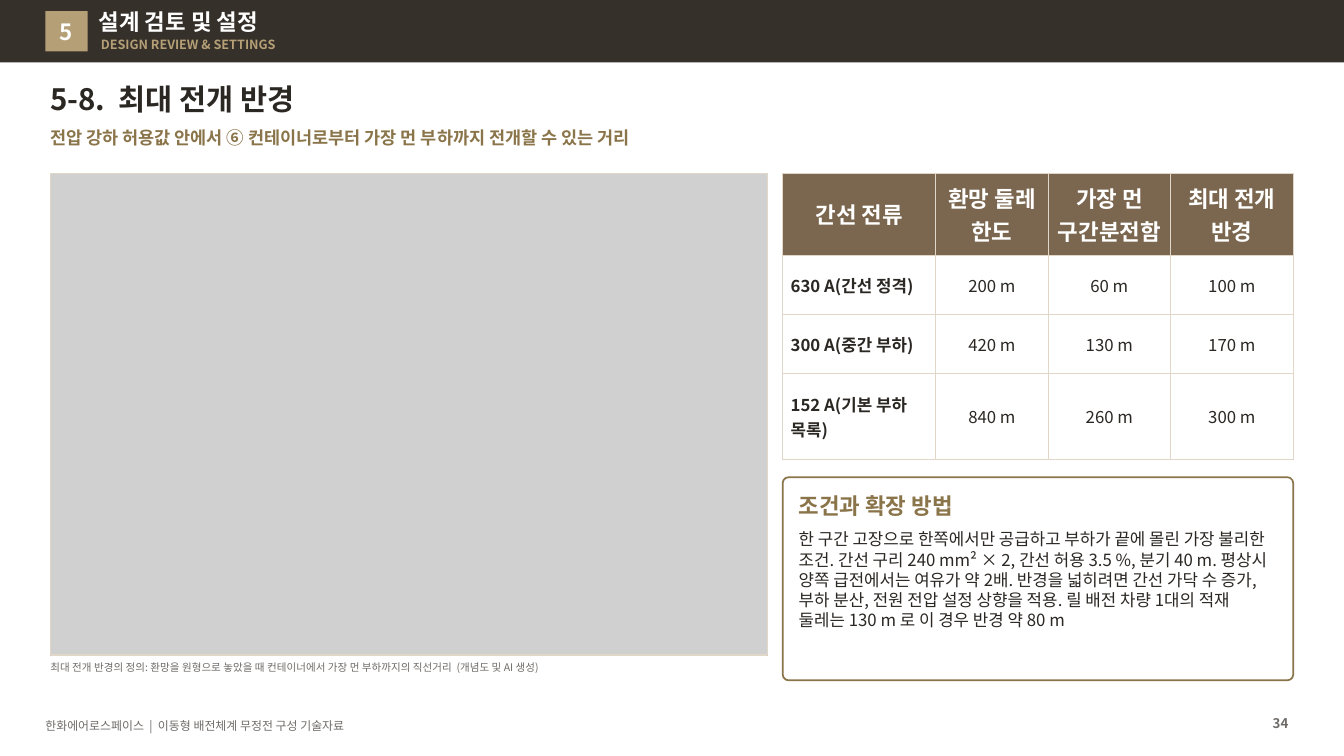
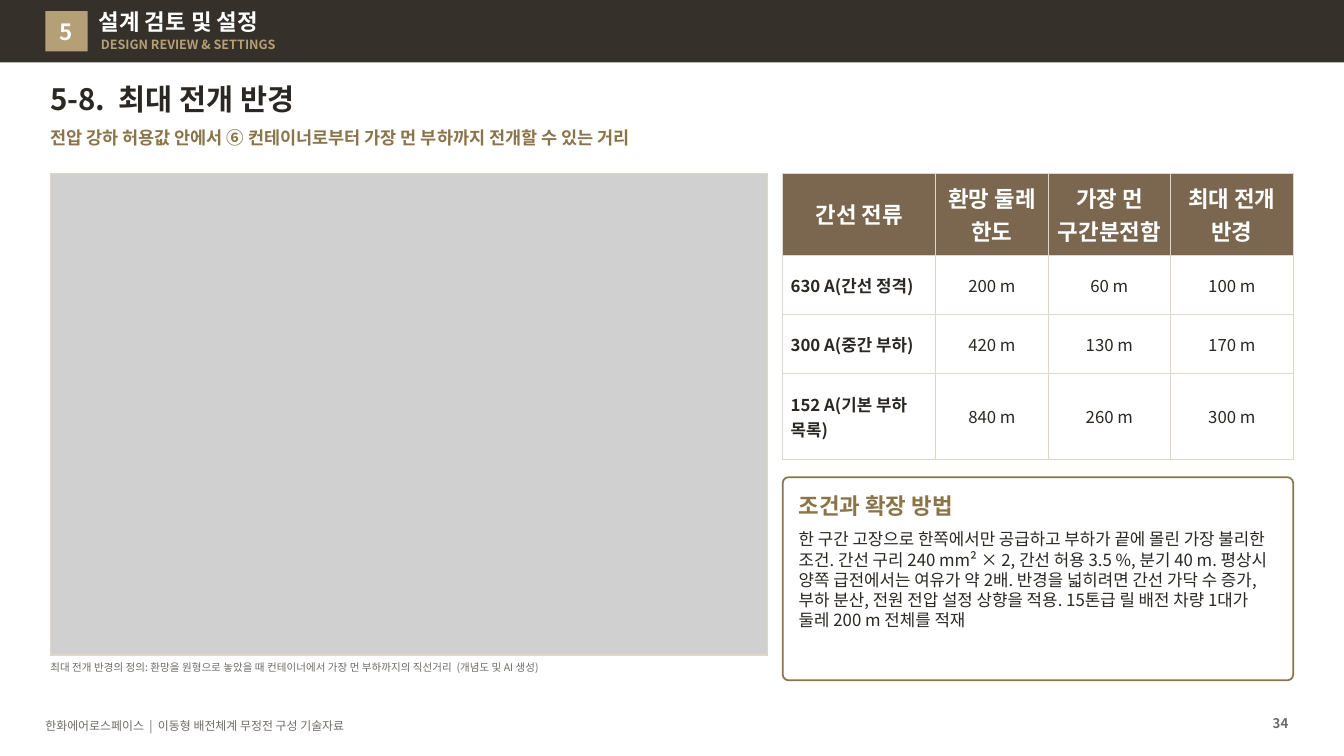
Before and after one commit to byunjd112-hue/headroom, a slide deck: slide 34 of mobile_ems/docs/out/IFPS_이동형배전체계_무정전구성_기술자료_Rev72.pptx. Drawn at 1344x756 pixels with LibreOffice and Linux fonts; fonts in the diff are those of the drawing; grey boxes stand for pictures. Boxes give left, top, right and bottom in pixels: in the first picture for what was removed or moved away, otherwise in the second. Text is boxed around its words. In the diff, an @@ line names an element or a change of style, - is before the commit and + after.

```diff
--- a/mobile_ems/docs/out/IFPS_이동형배전체계_무정전구성_기술자료_Rev72.pptx
+++ b/mobile_ems/docs/out/IFPS_이동형배전체계_무정전구성_기술자료_Rev72.pptx
@@ text at (799,531,1267,628): text changed @@
-한 구간 고장으로 한쪽에서만 공급하고 부하가 끝에 몰린 가장 불리한 조건. 간선 구리 240 mm² × 2, 간선 허용 3.5 %, 분기 40 m. 평상시 양쪽 급전에서는 여유가 약 2배. 반경을 넓히려면 간선 가닥 수 증가, 부하 분산, 전원 전압 설정 상향을 적용. 릴 배전 차량 1대의 적재 둘레는 130 m 로 이 경우 반경 약 80 m
+한 구간 고장으로 한쪽에서만 공급하고 부하가 끝에 몰린 가장 불리한 조건. 간선 구리 240 mm² × 2, 간선 허용 3.5 %, 분기 40 m. 평상시 양쪽 급전에서는 여유가 약 2배. 반경을 넓히려면 간선 가닥 수 증가, 부하 분산, 전원 전압 설정 상향을 적용. 15톤급 릴 배전 차량 1대가 둘레 200 m 전체를 적재
```
Also in this commit, not shown: 7 other slides changed, 1 slide added, 6 other files.
